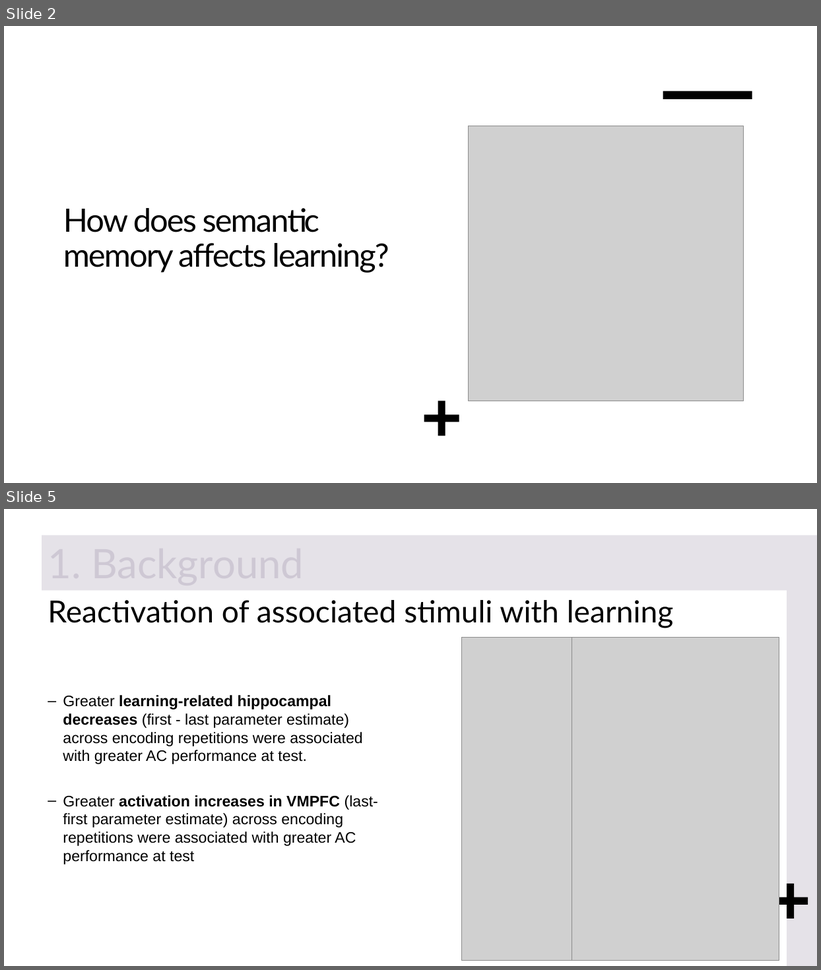
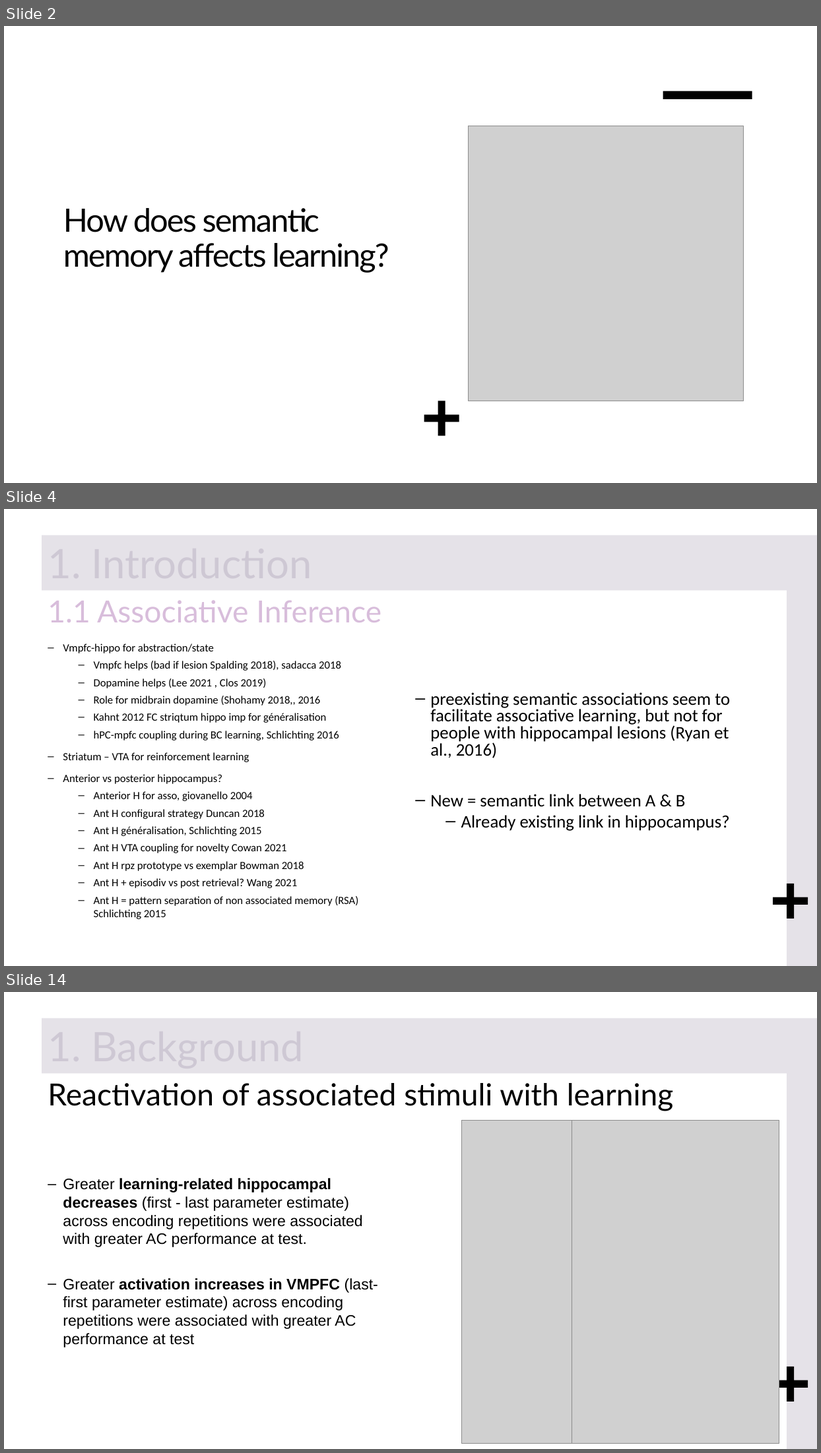
Before and after one commit to FlorianLeprevost/SemLink, a slide deck: BIONpres.pptx. Shown one above the other, each under a label of ours: slides 2 and 5 before the commit, slides 2, 4 and 14 after it; the slides between them are not shown. The pictures are 821x970 and 821x1453 pixels, drawn with LibreOffice and Linux fonts; fonts in the diff are those of the drawing; grey boxes stand for pictures. Boxes give left, top, right and bottom in pixels: in the first picture for what was removed or moved away, otherwise in the second. Text is boxed around its words. In the diff, an @@ line names an element or a change of style, - is before the commit and + after.

```diff
--- a/BIONpres.pptx
+++ b/BIONpres.pptx
@@ slide 4 added at box(4, 509, 817, 966), background #FFFFFF; not listed: 2 template elements that a slide beside it also shows @@
@@ rectangle added at box(42, 535, 817, 591), fill #E5E2E8 @@
@@ title added at box(48, 600, 382, 623), 36 pt, text #D8BDDB @@
+1.1 Associative Inference
@@ text added at box(63, 644, 358, 920), 13 pt, text #000000 @@
+– Vmpfc-hippo for abstraction/state
+  – Vmpfc helps (bad if lesion Spalding 2018), sadacca 2018
+  – Dopamine helps (Lee 2021 , Clos 2019)
+  – Role for midbrain dopamine (Shohamy 2018,, 2016
+  – Kahnt 2012 FC striqtum hippo imp for généralisation
+  – hPC-mpfc coupling during BC learning, Schlichting 2016
+– Striatum – VTA for reinforcement learning
+– Anterior vs posterior hippocampus?
+  – Anterior H for asso, giovanello 2004
+  – Ant H configural strategy Duncan 2018
+  – Ant H généralisation, Schlichting 2015
+  – Ant H VTA coupling for novelty Cowan 2021
+  – Ant H rpz prototype vs exemplar Bowman 2018
+  – Ant H + episodiv vs post retrieval? Wang 2021
+  – Ant H = pattern separation of non associated memory (RSA) Schlichting 2015
@@ text added at box(430, 692, 730, 831), 20.9 pt, text #000000 @@
+– preexisting semantic associations seem to facilitate associative learning, but not for people with hippocampal lesions (Ryan et al., 2016)
+– New = semantic link between A & B
+  – Already existing link in hippocampus?
@@ what was slide 5 is now slide 14 @@
```
Also in this commit, not shown: 1 slide changed, 9 other slides added, 2 slides removed.
